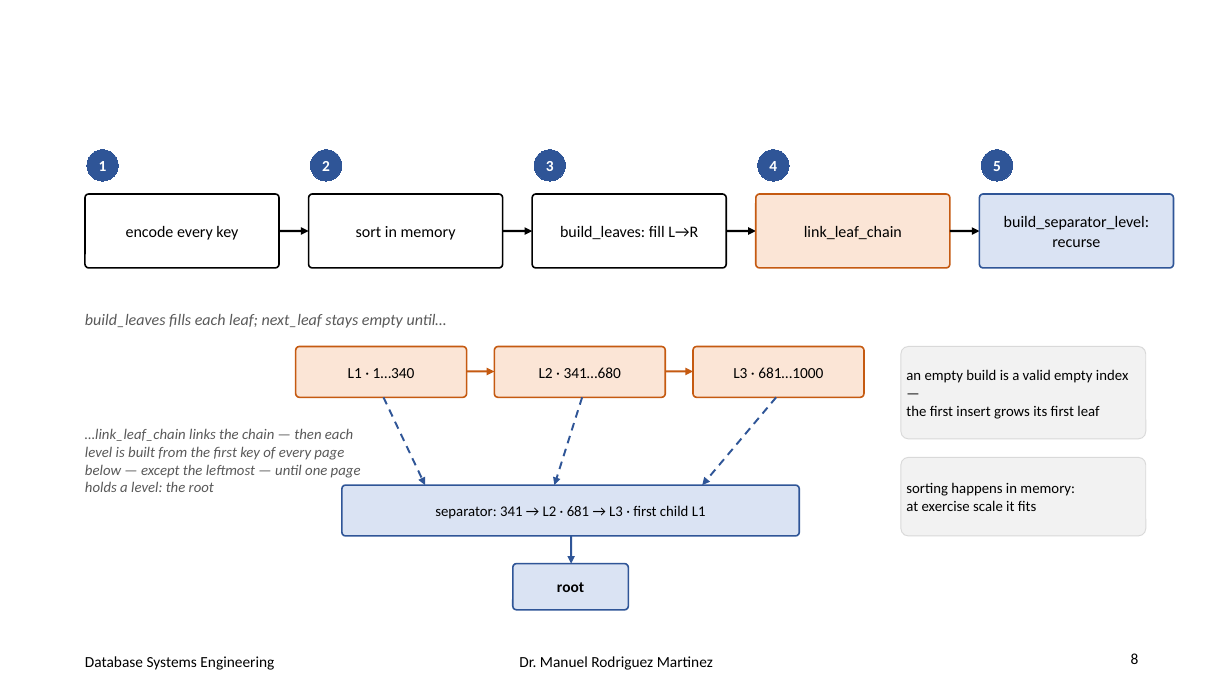
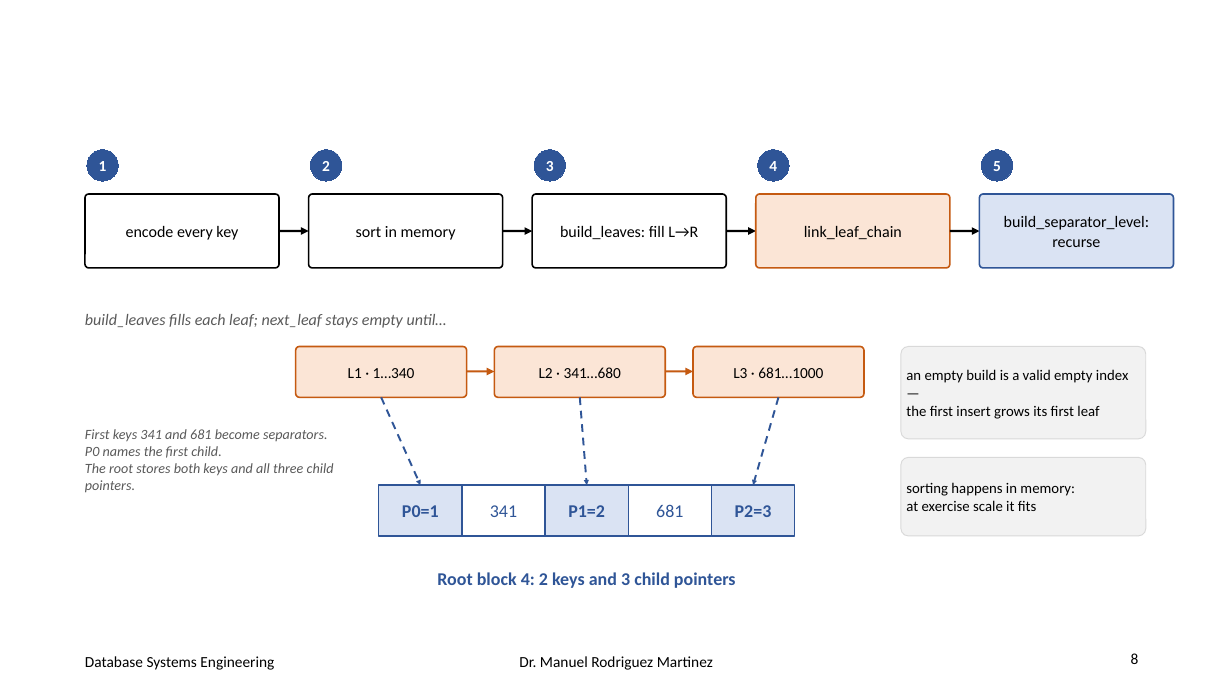
Before and after one commit to manuelr417/dbeng, a slide deck: slide 8 of ex13/ISAM.pptx. Drawn at 1232x693 pixels with LibreOffice and Linux fonts; fonts in the diff are those of the drawing. Boxes give left, top, right and bottom in pixels: in the first picture for what was removed or moved away, otherwise in the second. Text is boxed around its words. In the diff, an @@ line names an element or a change of style, - is before the commit and + after.

```diff
--- a/ex13/ISAM.pptx
+++ b/ex13/ISAM.pptx
@@ arrow moved from (384, 397) - (425, 485) to (381, 397) - (421, 485) @@
@@ arrow moved from (582, 397) - (555, 485) to (580, 397) - (587, 485) @@
@@ arrow moved from (776, 397) - (702, 485) to (779, 397) - (753, 485) @@
@@ text at (85,429,334,493): text changed; size 11.5 to 11 pt @@
-…link_leaf_chain links the chain — then each level is built from the first key of every page below — except the leftmost — until one page holds a level: the root
+First keys 341 and 681 become separators.
+P0 names the first child.
+The root stores both keys and all three child pointers.
@@ rounded rectangle removed at (342,485,799,536) @@
-separator: 341 → L2 · 681 → L3 · first child L1
@@ rectangle added at (379,485,462,536), fill #DAE3F3, outline #2F5597 1 pt, 14 pt, text #2F5597, bold @@
+P0=1
@@ rectangle added at (462,485,545,536), fill #FFFFFF, outline #2F5597 1 pt, 14 pt, text #2F5597 @@
+341
@@ rectangle added at (545,485,628,536), fill #DAE3F3, outline #2F5597 1 pt, 14 pt, text #2F5597, bold @@
+P1=2
@@ rectangle added at (628,485,712,536), fill #FFFFFF, outline #2F5597 1 pt, 14 pt, text #2F5597 @@
+681
@@ rectangle added at (712,485,795,536), fill #DAE3F3, outline #2F5597 1 pt, 14 pt, text #2F5597, bold @@
+P2=3
@@ arrow removed from (571, 536) to (571, 564) @@
@@ rounded rectangle removed at (513,564,628,610) @@
-root
@@ text added at (437,572,736,588), 14 pt, text #2F5597, bold @@
+Root block 4: 2 keys and 3 child pointers
```
Also in this commit, not shown: 6 other slides changed, 1 slide added, 1 slide removed, 10 other files.
